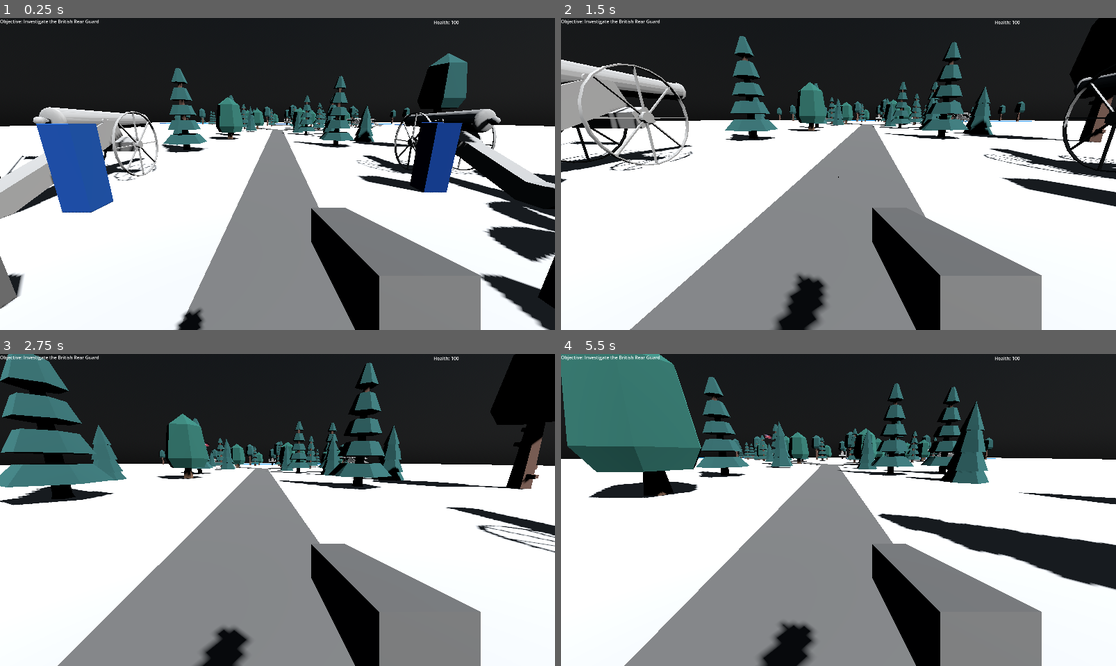
Above: before the commit, frames 1-4 (two rows, left to right).
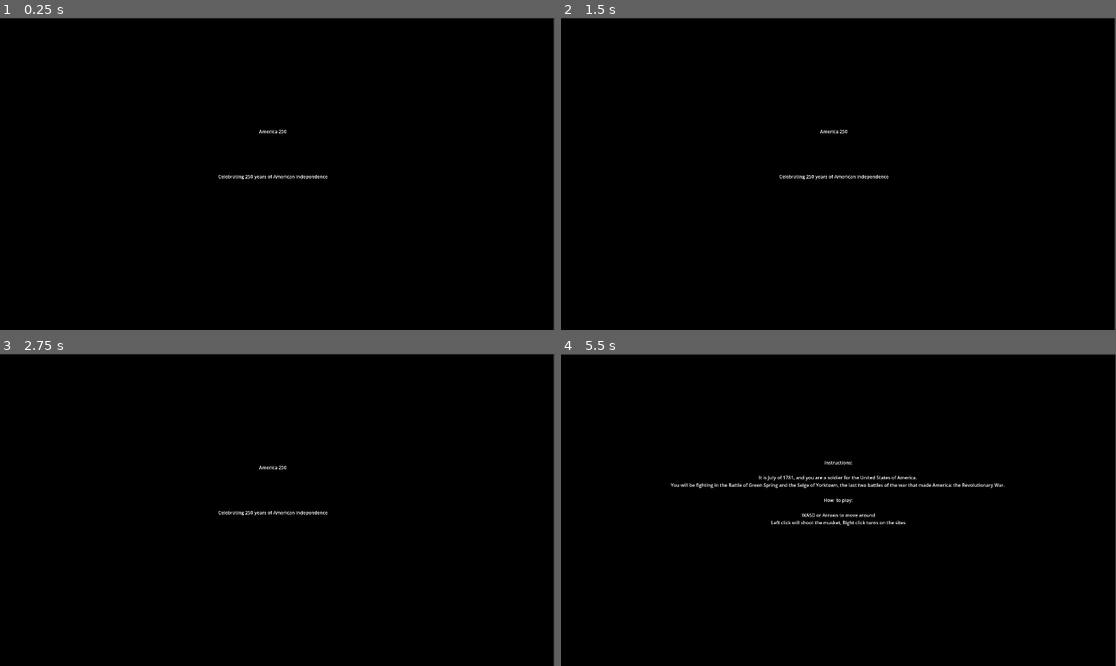
Above: after the commit, the same moments.

Repository: TheExpert24/America250-production
Game: Godot game, scene res://TitleCard.tscn
The game is run twice, just before and just after one commit, with the same random seed, the same clock (stepped at 60 frames per second) and the same inputs. Before the commit the project starts from res://green_spring.tscn.
Inputs (mouse positions are in pixels of both pictures, inside the frame that each line leads up to):
- Up to frame 1 (0.25 s): no input
- Up to frame 2 (1.5 s): tap Enter (ui_accept) at 0.5 s; move the mouse to (866, 174) at 0.52 s; hold Enter (ui_accept) 0.53-1.28 s; hold Up (move_forward) from 0.53 s (still down); click (866, 174) at 0.67 s; tap Space (jump) at 0.77 s; move the mouse to (810, 174) at 1.27 s; tap E (enter_tank) at 1.35 s; click (810, 174) at 1.42 s
- Up to frame 3 (2.75 s): keep holding Up (move_forward); tap Space (jump) at 1.52 s; tap Enter (ui_accept) at 1.55 s; move the mouse to (288, 503) at 2.02 s; hold Enter (ui_accept) from 2.03 s (still down); click (288, 503) at 2.17 s
- Up to frame 4 (5.5 s): keep holding Up (move_forward); move the mouse to (832, 516) at 2.77 s; release Enter (ui_accept) at 2.78 s; tap Enter (ui_accept) at 2.85, 3.8, 4.35 s; click (832, 516) at 2.92 s; tap Space (jump) at 3.02, 3.77, 4.52 s; move the mouse to (877, 513) at 3.52 s; hold E (enter_tank) 3.53-4.28 s; click (877, 513) at 3.67 s; move the mouse to (794, 506) at 4.27 s; click (794, 506) at 4.42 s; move the mouse to (844, 510) at 5.02 s; hold Enter (ui_accept) from 5.03 s (still down); click (844, 510) at 5.17 s

The runs differ from the first frame. In frame 1, 91% of the frame differs, in the area x 0-100%, y 0-100%; in frame 2, 91%; in frame 3, 90%; in frame 4, 94%.
Error before the commit: Attempt to call function 'player_can_enter' in base 'null instance' on a null instance. (res://player.gd:66)

Commit message:
finished

Diff:
--- /dev/null
+++ b/Instructions.tscn
@@ -0,0 +1,48 @@
+[gd_scene format=3 uid="uid://30vloloig2oe"]
+
+[ext_resource type="Script" uid="uid://blumcei1ulmph" path="res://instructions.gd" id="1_4o8m3"]
+
+[node name="Control" type="Control" unique_id=361205958]
+layout_mode = 3
+anchors_preset = 0
+offset_right = 40.0
+offset_bottom = 40.0
+script = ExtResource("1_4o8m3")
+
+[node name="ColorRect" type="ColorRect" parent="." unique_id=1031770088]
+layout_mode = 1
+anchors_preset = -1
+anchor_right = 47.95
+anchor_bottom = 26.975
+offset_top = 2.0
+offset_bottom = 2.0
+color = Color(0, 0, 0, 1)
+
+[node name="Label" type="Label" parent="." unique_id=153040593]
+layout_mode = 0
+offset_right = 1920.0
+offset_bottom = 1090.0
+text = "
+
+
+
+
+
+
+
+
+
+
+
+
+
+Instructions:
+
+It is July of 1781, and you are a soldier for the United States of America.
+You will be fighting in the Battle of Green Spring and the Seige of Yorktown, the last two battles of the war that made America: the Revolutionary War.
+
+How  to play:
+
+WASD or Arrows to move around
+Left click will shoot the musket, Right click turns on the sites"
+horizontal_alignment = 1
--- /dev/null
+++ b/TitleCard.tscn
@@ -0,0 +1,32 @@
+[gd_scene format=3 uid="uid://y72le7rswa4k"]
+
+[ext_resource type="Script" uid="uid://c6qpshvsv4gha" path="res://timer.gd" id="1_xr74c"]
+
+[node name="TitleCard" type="Control" unique_id=1286595014]
+layout_mode = 3
+anchors_preset = 0
+offset_right = 1920.0
+offset_bottom = 1083.0
+script = ExtResource("1_xr74c")
+
+[node name="ColorRect" type="ColorRect" parent="." unique_id=416793836]
+modulate = Color(0, 0, 0, 1)
+layout_mode = 0
+offset_top = 1.0
+offset_right = 1915.0
+offset_bottom = 1080.0
+
+[node name="Label" type="Label" parent="." unique_id=1041704588]
+layout_mode = 0
+offset_left = 755.0
+offset_top = 381.0
+offset_right = 1134.0
+offset_bottom = 567.0
+text = "America 250
+
+
+
+
+
+Celebrating 250 years of American Independence"
+horizontal_alignment = 1
--- /dev/null
+++ b/died.gd
@@ -0,0 +1,9 @@
+extends Control
+
+func _ready():
+	Input.mouse_mode = Input.MOUSE_MODE_VISIBLE
+
+func _unhandled_input(event):
+
+	if event.is_action_pressed("ui_accept"):
+		get_tree().change_scene_to_file("res://TitleCard.tscn")
--- /dev/null
+++ b/died.tscn
@@ -0,0 +1,41 @@
+[gd_scene format=3 uid="uid://jm6d2oj7vk2u"]
+
+[ext_resource type="Script" uid="uid://bb2bqi72ijsc1" path="res://died.gd" id="1_2fs67"]
+
+[node name="Died" type="Control" unique_id=28354456]
+layout_mode = 3
+anchors_preset = 0
+offset_right = 1915.0
+offset_bottom = 1077.0
+script = ExtResource("1_2fs67")
+
+[node name="ColorRect" type="ColorRect" parent="." unique_id=1814033996]
+layout_mode = 0
+offset_right = 1916.0
+offset_bottom = 1076.0
+color = Color(0, 0, 0, 1)
+
+[node name="Label" type="Label" parent="." unique_id=89428507]
+layout_mode = 0
+offset_right = 1915.0
+offset_bottom = 1073.0
+text = "
+
+
+
+
+
+
+
+
+
+
+
+
+
+
+
+
+
+You Died. Press Enter to restart the game"
+horizontal_alignment = 1
--- /dev/null
+++ b/instructions.gd
@@ -0,0 +1,10 @@
+extends Control
+
+func _ready():
+	print("TITLE READY")
+
+	await get_tree().create_timer(5.0).timeout
+
+	print("GOING TO GREEN SPRING")
+
+	get_tree().change_scene_to_file("res://green_spring.tscn")
--- /dev/null
+++ b/mission_1_done.gd
@@ -0,0 +1,10 @@
+extends Control
+
+func _ready():
+	print("TITLE READY")
+
+	await get_tree().create_timer(5.0).timeout
+
+	print("GOING TO YORKTOWN")
+
+	get_tree().change_scene_to_file("res://yorktown.tscn")
--- /dev/null
+++ b/mission_1_done.tscn
@@ -0,0 +1,32 @@
+[gd_scene format=3 uid="uid://bq1e70frir67s"]
+
+[ext_resource type="Script" uid="uid://dnn7a2ugfqrb0" path="res://mission_1_done.gd" id="1_yl3hr"]
+
+[node name="Mission1Done" type="Control" unique_id=1286595014]
+layout_mode = 3
+anchors_preset = 0
+offset_right = 1920.0
+offset_bottom = 1083.0
+script = ExtResource("1_yl3hr")
+
+[node name="ColorRect" type="ColorRect" parent="." unique_id=416793836]
+modulate = Color(0, 0, 0, 1)
+layout_mode = 0
+offset_top = 1.0
+offset_right = 1915.0
+offset_bottom = 1080.0
+
+[node name="Label" type="Label" parent="." unique_id=1041704588]
+layout_mode = 0
+offset_left = 316.0
+offset_top = 372.0
+offset_right = 1663.0
+offset_bottom = 567.0
+text = "That was an embarrasment.
+
+The British fed us fake information about crossing the James River and we fell for it.
+More than 110 of our bit the bullet. The French though have made great progress with keeping the British on the run.
+The Seige of Yorktown is our only hope in winning the war. We can trap Cornwallis and his men near the York River.
+
+George Washington will have a suprise for you before the battle. Make sure not to fail. "
+horizontal_alignment = 1
--- a/mission_manager.gd
+++ b/mission_manager.gd
@@ -154,6 +154,9 @@
 
 	player.game_finished = true
 	Input.mouse_mode = Input.MOUSE_MODE_VISIBLE
+	await get_tree().create_timer(2.0).timeout
+
+	get_tree().change_scene_to_file("res://the_end.tscn")
 
 func _set_enemies(state: bool):
 	var enemies = [enemy1, enemy2, enemy3, enemy4, enemy5, enemy6, enemy7, enemy8]
--- a/mission_managergreensprings.gd
+++ b/mission_managergreensprings.gd
@@ -119,7 +119,6 @@
 
 	objective_label.text = "MISSION COMPLETE"
 
-	player.game_finished = true
-	Input.mouse_mode = Input.MOUSE_MODE_VISIBLE
+	await get_tree().create_timer(2.0).timeout
 
-	print("MISSION COMPLETE")
+	get_tree().change_scene_to_file("res://mission_1_done.tscn")
--- a/player.gd
+++ b/player.gd
@@ -50,7 +50,8 @@
 	if health <= 0:
 		alive = false
 		Input.mouse_mode = Input.MOUSE_MODE_VISIBLE
-		print("YOU DIED")
+		await get_tree().create_timer(2.0).timeout
+		get_tree().change_scene_to_file("res://died.tscn")
 
 
 func _unhandled_input(event):
--- a/project.godot
+++ b/project.godot
@@ -11,7 +11,7 @@
 [application]
 
 config/name="Forward"
-run/main_scene="uid://dpx5esw3drrxr"
+run/main_scene="uid://y72le7rswa4k"
 config/features=PackedStringArray("4.6", "Forward Plus")
 config/icon="res://icon.svg"
 
--- /dev/null
+++ b/the_end.gd
@@ -0,0 +1,9 @@
+extends Control
+
+func _ready():
+	Input.mouse_mode = Input.MOUSE_MODE_VISIBLE
+
+func _unhandled_input(event):
+
+	if event.is_action_pressed("ui_accept"):
+		get_tree().change_scene_to_file("res://TitleCard.tscn")
--- /dev/null
+++ b/the_end.tscn
@@ -0,0 +1,63 @@
+[gd_scene format=3 uid="uid://bh46wejvlq4wd"]
+
+[ext_resource type="Script" uid="uid://dqx6d585xs356" path="res://the_end.gd" id="1_eqkr4"]
+
+[node name="TheEnd" type="Control" unique_id=1882150573]
+layout_mode = 3
+anchors_preset = 0
+offset_right = 1919.0
+offset_bottom = 1075.0
+script = ExtResource("1_eqkr4")
+
+[node name="ColorRect" type="ColorRect" parent="." unique_id=295992356]
+layout_mode = 0
+offset_right = 1917.0
+offset_bottom = 1077.0
+color = Color(0, 0, 0, 1)
+
+[node name="Label" type="Label" parent="." unique_id=154312362]
+layout_mode = 0
+offset_right = 1918.0
+offset_bottom = 1077.0
+text = "
+
+
+
+
+
+
+
+You are true American hero.
+Without your help, we may have lost the war. Thank you for playing. Remain patriotic.
+Press Enter to play again.
+
+
+
+
+
+
+
+
+
+America 250
+
+A product of Nixon Incorporated
+
+
+
+
+
+
+
+
+
+
+
+
+
+
+
+
+
+Celebrating 250 years of American Independence. "
+horizontal_alignment = 1
--- /dev/null
+++ b/timer.gd
@@ -0,0 +1,10 @@
+extends Control
+
+func _ready():
+	print("TITLE READY")
+
+	await get_tree().create_timer(5.0).timeout
+
+	print("GOING TO INSTURCTIONS")
+
+	get_tree().change_scene_to_file("res://Instructions.tscn")
Not shown, added: died.gd.uid
Not shown, added: instructions.gd.uid
Not shown, added: mission_1_done.gd.uid
Not shown, added: the_end.gd.uid
Not shown, added: timer.gd.uid
